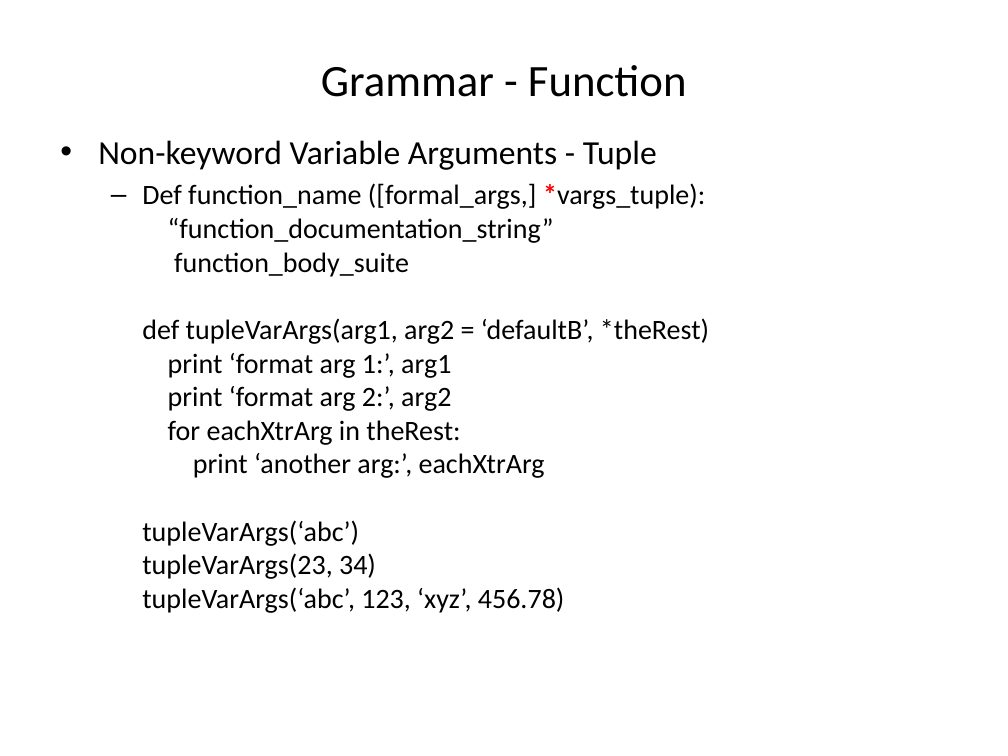
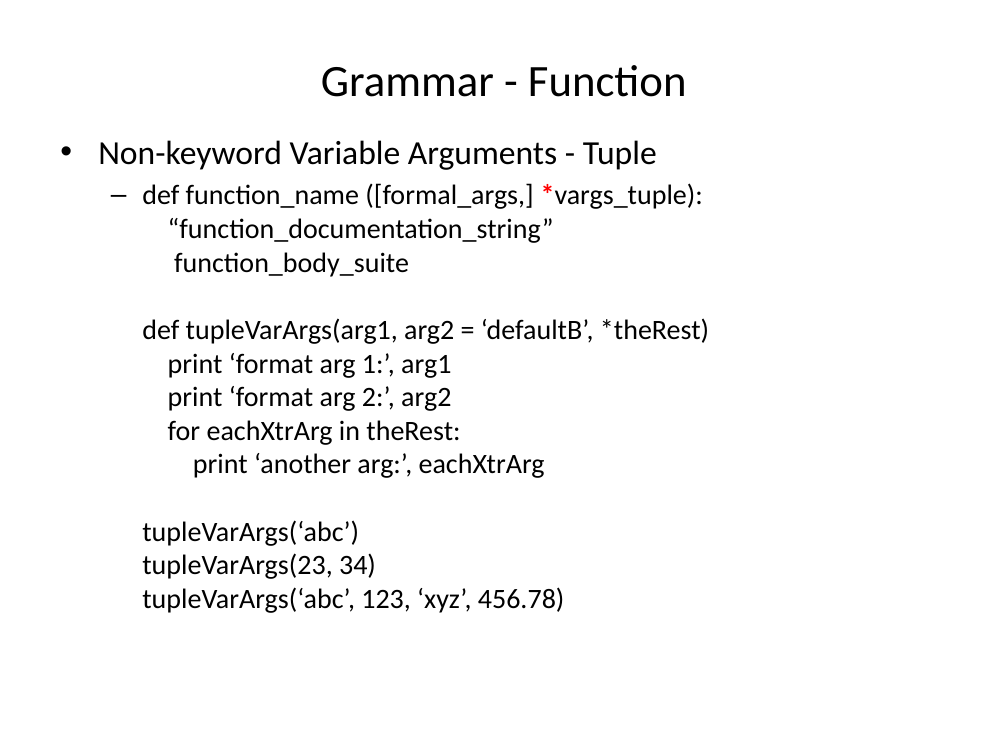
Before and after one commit to chenziliang/summary-of-the-books, a slide deck: slide 24 of Core Python.pptx. Drawn at 1008x756 pixels with LibreOffice and Linux fonts; fonts in the diff are those of the drawing. Boxes give left, top, right and bottom in pixels: in the first picture for what was removed or moved away, otherwise in the second. Text is boxed around its words. In the diff, an @@ line names an element or a change of style, - is before the commit and + after.

```diff
--- a/Core Python.pptx
+++ b/Core Python.pptx
@@ text at [142,183,709,613]: text changed @@
-  – Def function_name ([formal_args,] *vargs_tuple):
-    “function_documentation_string”
-    function_body_suite
-    def tupleVarArgs(arg1, arg2 = ‘defaultB’, *theRest)
-    print ‘format arg 1:’, arg1
-    print ‘format arg 2:’, arg2
-    for eachXtrArg in theRest:
-    print ‘another arg:’, eachXtrArg
-    tupleVarArgs(‘abc’)
-    tupleVarArgs(23, 34)
-    tupleVarArgs(‘abc’, 123, ‘xyz’, 456.78)
+  – def function_name ([formal_args,] *vargs_tuple):
+    “function_documentation_string”
+    function_body_suite
+    def tupleVarArgs(arg1, arg2 = ‘defaultB’, *theRest)
+    print ‘format arg 1:’, arg1
+    print ‘format arg 2:’, arg2
+    for eachXtrArg in theRest:
+    print ‘another arg:’, eachXtrArg
+    tupleVarArgs(‘abc’)
+    tupleVarArgs(23, 34)
+    tupleVarArgs(‘abc’, 123, ‘xyz’, 456.78)
```
Also in this commit, not shown: 22 other slides changed, 1 slide removed, 1 other file.
